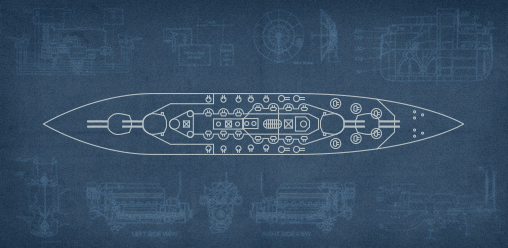
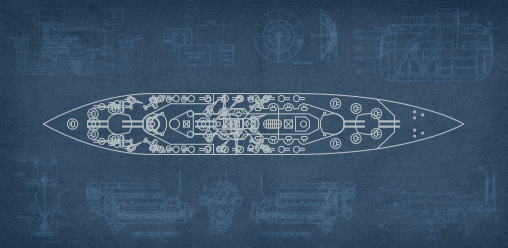
Before/after of a 508×248 layered artwork. What changed in the layer stack:
showed "Rear 2 Aircraft" over [97, 0, 145, 248]
showed "Rear 2 AA" over [65, 0, 121, 248]
showed "Rear 2 Secondaries" over [86, 0, 138, 248]
showed "Rear 1 Aircraft" over [142, 0, 168, 248]
showed "Rear 1 AA" over [146, 0, 188, 248]
showed "Rear 1 Secondaries" over [141, 0, 201, 248]
showed "Mid 2 Heavy Battery" over [192, 0, 252, 248]
showed "Mid 2 Aircraft" over [189, 0, 249, 248]
showed "Mid 2 Secondaries" over [191, 0, 251, 248]
showed "Mid 1 Secondaries" over [245, 0, 277, 248]
showed "Mid 1 Aircraft" over [248, 0, 274, 248]
